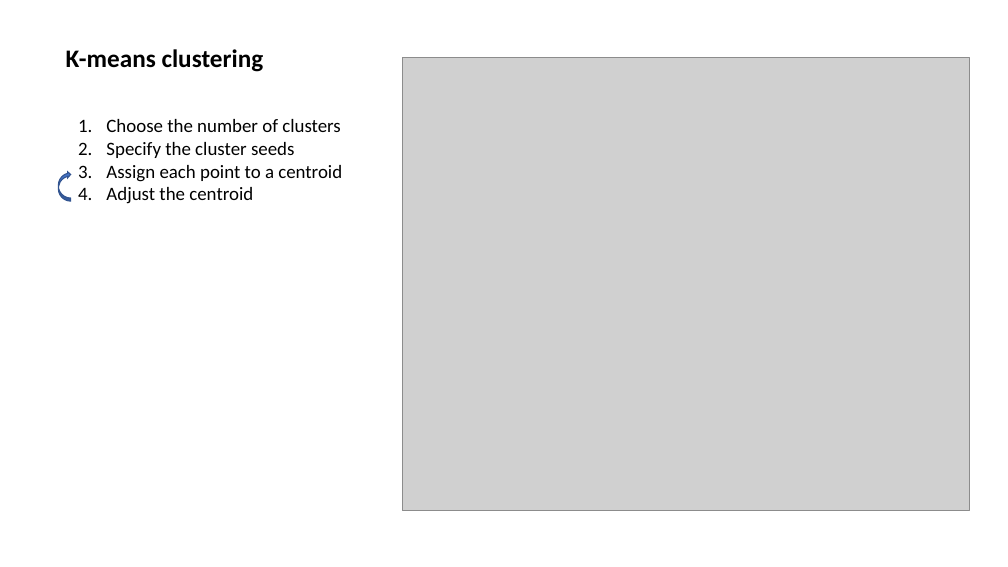
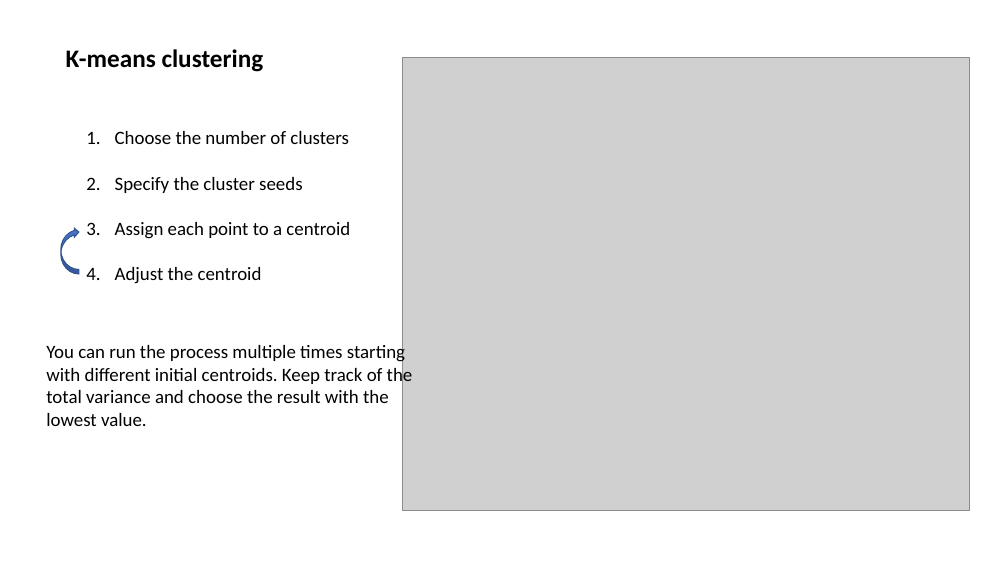
Before and after one commit to MarcoCalbucci/DataAnalytics, a slide deck: slide 5 of PredictiveModeling/Clustering/Clustering.pptx. Drawn at 1008x567 pixels with LibreOffice and Linux fonts; fonts in the diff are those of the drawing; grey boxes stand for pictures. Boxes give left, top, right and bottom in pixels: in the first picture for what was removed or moved away, otherwise in the second. Text is boxed around its words. In the diff, an @@ line names an element or a change of style, - is before the commit and + after.

Commit message:
Clustering.pptx: aggiunte definizioni

```diff
--- a/PredictiveModeling/Clustering/Clustering.pptx
+++ b/PredictiveModeling/Clustering/Clustering.pptx
@@ text "Choose the number of clusters" rewrapped from bbox=[106, 119, 342, 204] to bbox=[115, 131, 350, 284] @@
@@ curved left arrow: place and size @@
-curved left arrow at bbox=[58, 172, 70, 201]
+curved left arrow at bbox=[60, 228, 79, 274]
@@ text added at bbox=[46, 342, 413, 426], 18 pt, text #000000 @@
+You can run the process multiple times starting
+with different initial centroids. Keep track of the
+total variance and choose the result with the
+lowest value.
```
Also in this commit, not shown: 1 slide added, 1 slide removed.
